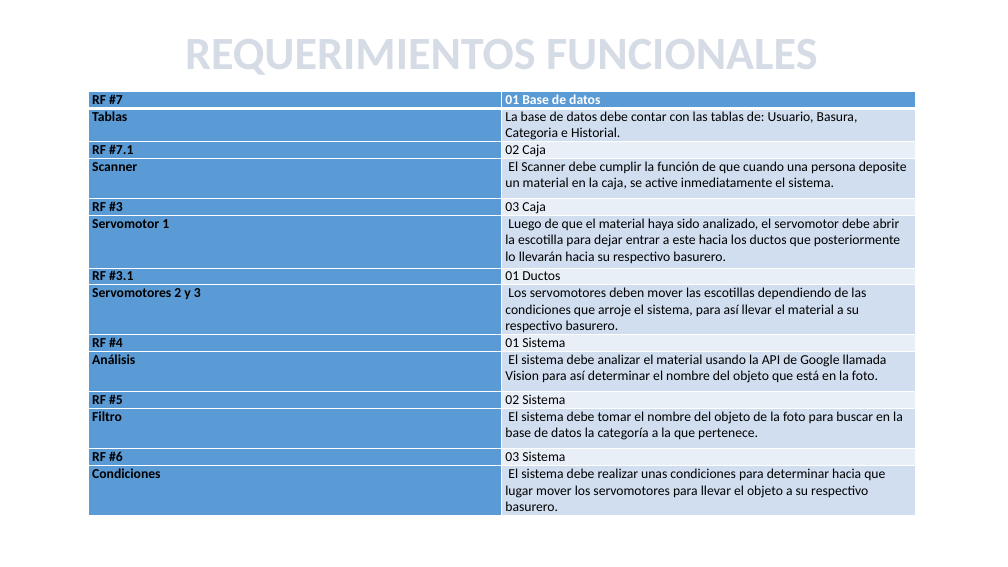
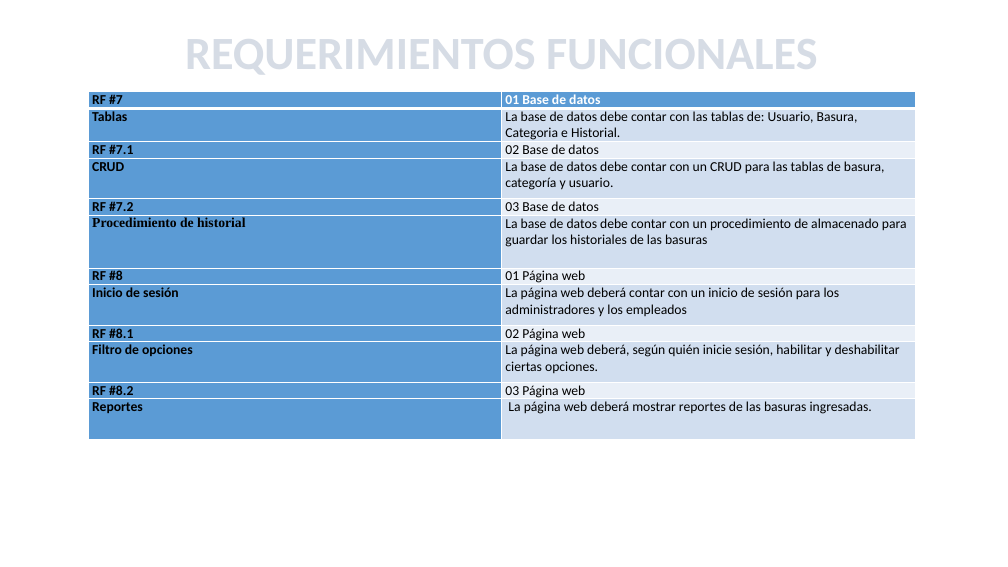
Before and after one commit to Kathar6/A.R.I, a slide deck: slide 7 of Documentos/RECICLAJE INTELIGENTE.pptx. Drawn at 1008x567 pixels with LibreOffice and Linux fonts; fonts in the diff are those of the drawing; background and template pictures are left out. Boxes give left, top, right and bottom in pixels: in the first picture for what was removed or moved away, otherwise in the second. Text is boxed around its words. In the diff, an @@ line names an element or a change of style, - is before the commit and + after.

Commit message:
Presentación con requerimientos actualizados

```diff
--- a/Documentos/RECICLAJE INTELIGENTE.pptx
+++ b/Documentos/RECICLAJE INTELIGENTE.pptx
@@ table at bbox=[88, 91, 916, 437] @@
-row 3: RF #7.1 | 02 Caja
-row 4: Scanner | El Scanner debe cumplir la función de que cuando una persona deposite un material en la caja, se active inmediatamente el sistema.
-row 5: RF #3 | 03 Caja
-row 6: Servomotor 1 | Luego de que el material haya sido analizado, el servomotor debe abrir la escotilla para dejar entrar a este hacia los ductos que posteriormente lo llevarán hacia su respectivo basurero.
-row 7: RF #3.1 | 01 Ductos
-row 8: Servomotores 2 y 3 | Los servomotores deben mover las escotillas dependiendo de las condiciones que arroje el sistema, para así llevar el material a su respectivo basurero.
-row 9: RF #4 | 01 Sistema
-row 10: Análisis | El sistema debe analizar el material usando la API de Google llamada Vision para así determinar el nombre del objeto que está en la foto.
-row 11: RF #5 | 02 Sistema
-row 12: Filtro | El sistema debe tomar el nombre del objeto de la foto para buscar en la base de datos la categoría a la que pertenece.
-row 13: RF #6 | 03 Sistema
-row 14: Condiciones | El sistema debe realizar unas condiciones para determinar hacia que lugar mover los servomotores para llevar el objeto a su respectivo basurero.
+row 3: RF #7.1 | 02 Base de datos
+row 4: CRUD | La base de datos debe contar con un CRUD para las tablas de basura, categoría y usuario.
+row 5: RF #7.2 | 03 Base de datos
+row 6: Procedimiento de historial | La base de datos debe contar con un procedimiento de almacenado para guardar los historiales de las basuras
+row 7: RF #8 | 01 Página web
+row 8: Inicio de sesión | La página web deberá contar con un inicio de sesión para los administradores y los empleados
+row 9: RF #8.1 | 02 Página web
+row 10: Filtro de opciones | La página web deberá, según quién inicie sesión, habilitar y deshabilitar ciertas opciones.
+row 11: RF #8.2 | 03 Página web
+row 12: Reportes | La página web deberá mostrar reportes de las basuras ingresadas.
```
Also in this commit, not shown: 1 other slide changed, 1 slide added.
